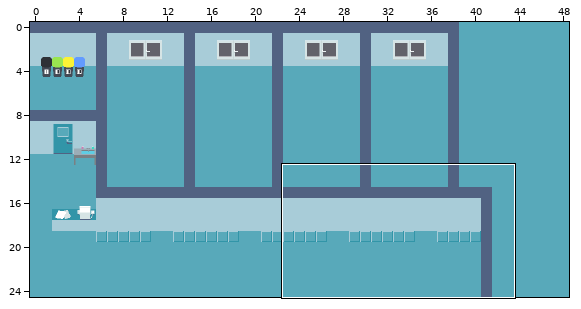
Tiled map: resources/level/hospital.tmx. The first picture is a wide view before the edit; the outline marks the close-up.
Close-up. Earlier state:
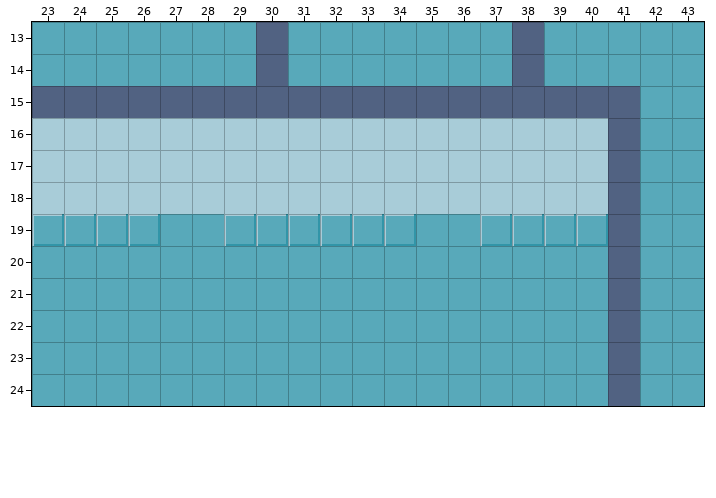
Cells are 16x16 px. Shown: x 23..43, y 13..24. The commit also changed other parts of the map, which this record leaves out.
After the commit:
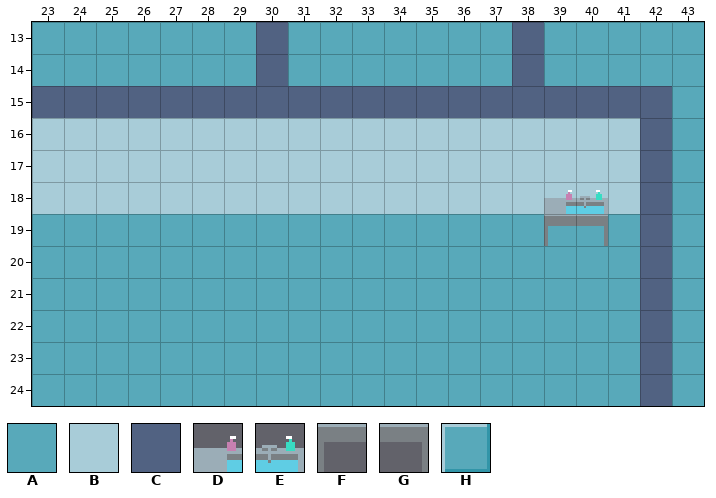
Key: from "sprites": A 0, B 1, C 11, D 20, E 21, F 30, G 31, H 82.
_ is an empty cell.
Change:
Layer "Walls":
y 15: x 42 A -> C
y 16..18: x 41..42 CA -> BC
y 19: x 23..26 HHHH -> AAAA; x 29..34 HHHHHH -> AAAAAA; x 37..42 HHHHCA -> AAAAAC
y 20..24: x 41..42 CA -> AC
Layer "Items":
y 18: x 39..40 __ -> DE
y 19: x 39..40 __ -> FG
